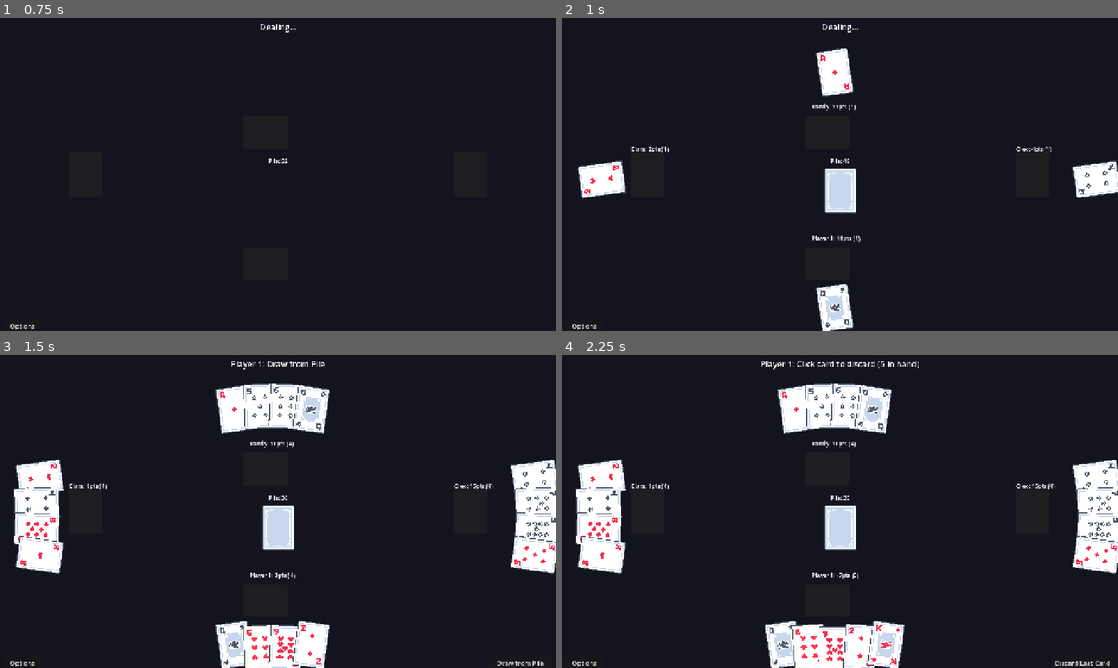
Above: before the commit, frames 1-4 (two rows, left to right).
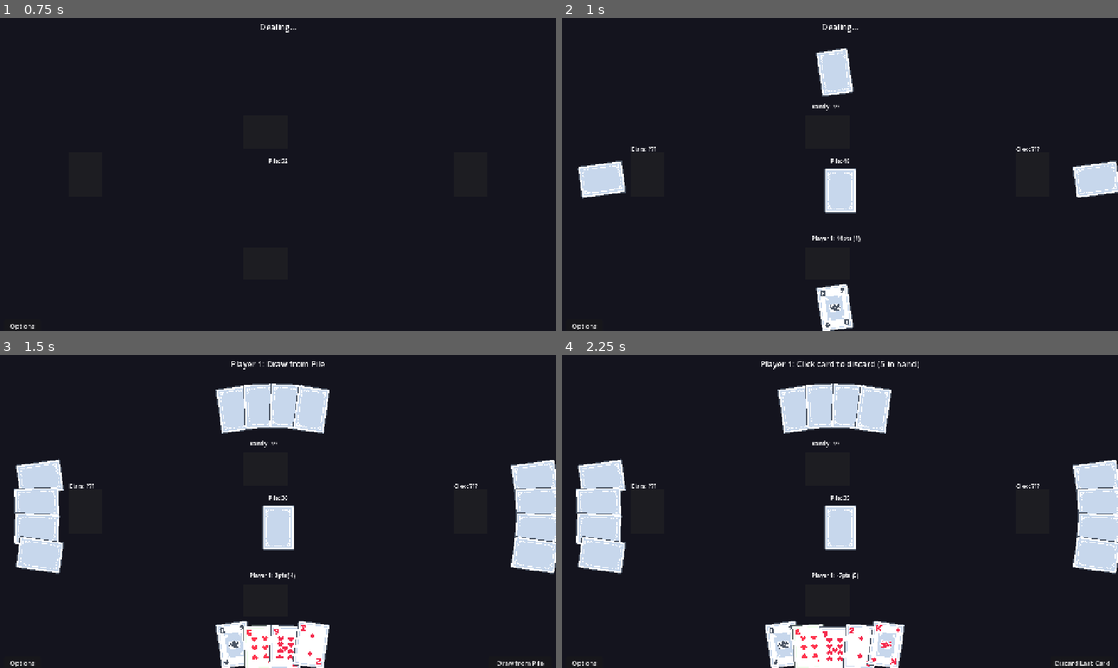
Above: after the commit, the same moments.

Repository: fimaaa/game-fortyone
Game: Godot game, scene res://main_menu/main_menu.tscn
The game is run twice, just before and just after one commit, with the same random seed, the same clock (stepped at 60 frames per second) and the same inputs.
Inputs (mouse positions are in pixels of both pictures, inside the frame that each line leads up to):
- Up to frame 1 (0.75 s): click "Quick Normal" at 0.5 s
- Up to frame 2 (1 s): no input
- Up to frame 3 (1.5 s): drag from (244, 646) to (333, 442) at 1.27 s
- Up to frame 4 (2.25 s): click "Draw from Pile" at 2 s

Frame 1 is identical in both runs. In frame 2, 1.7% of the frame differs, in the area x 3-100%, y 10-57%; in frame 3, 5.8%, in the area x 3-100%, y 9-69%; in frame 4, 5.8%.

Commit message:
fix carad hidden when local and play vs aall bot

Diff:
--- a/main_scene/main_game.gd
+++ b/main_scene/main_game.gd
@@ -1067,7 +1067,7 @@
 		if c.get_parent():
 			c.get_parent().remove_child(c)
 		node.add_child(c)
-		c.set_face_up((_is_human(pi) and pi == current_player) or game_state == "game_over" or game_human_count == 1)
+		c.set_face_up((_is_human(pi) and (game_human_count == 1 or pi == current_player)) or game_state == "game_over")
 		c.z_index = i
 		c.can_click = (_is_human(pi) and pi == current_player)
 		c.can_drag = (_is_human(pi) and pi == current_player and game_state != "game_over")
@@ -1160,11 +1160,8 @@
 	var suit_info = ""
 	if game_random_suit and assigned_suits.size() > pi:
 		suit_info = " [%s]" % assigned_suits[pi]
-	if pi == current_player or game_state == "game_over" or game_human_count == 1:
+	if game_state == "game_over" or (_is_human(pi)):
 		players[pi].label_node.text = "%s: %dpts (%d)%s" % [nm, sc, players[pi].hand.size(), suit_info]
-		players[pi].label_node.visible = true
-	elif _is_human(pi):
-		players[pi].label_node.text = "%s: ???" % nm
 		players[pi].label_node.visible = true
 	else:
 		players[pi].label_node.text = "%s: ???" % nm
